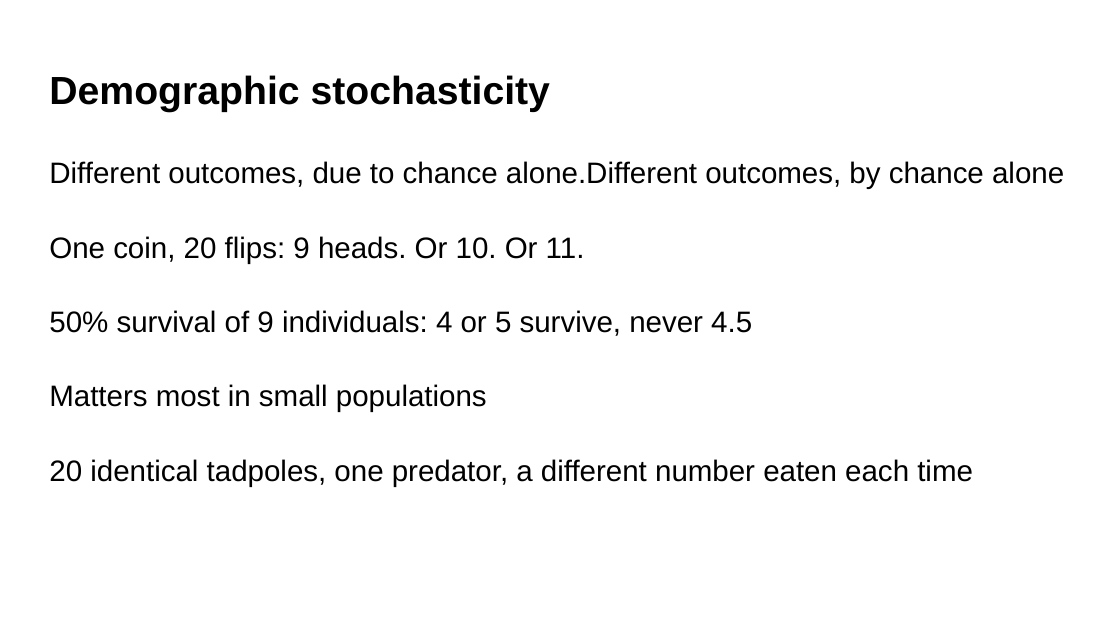
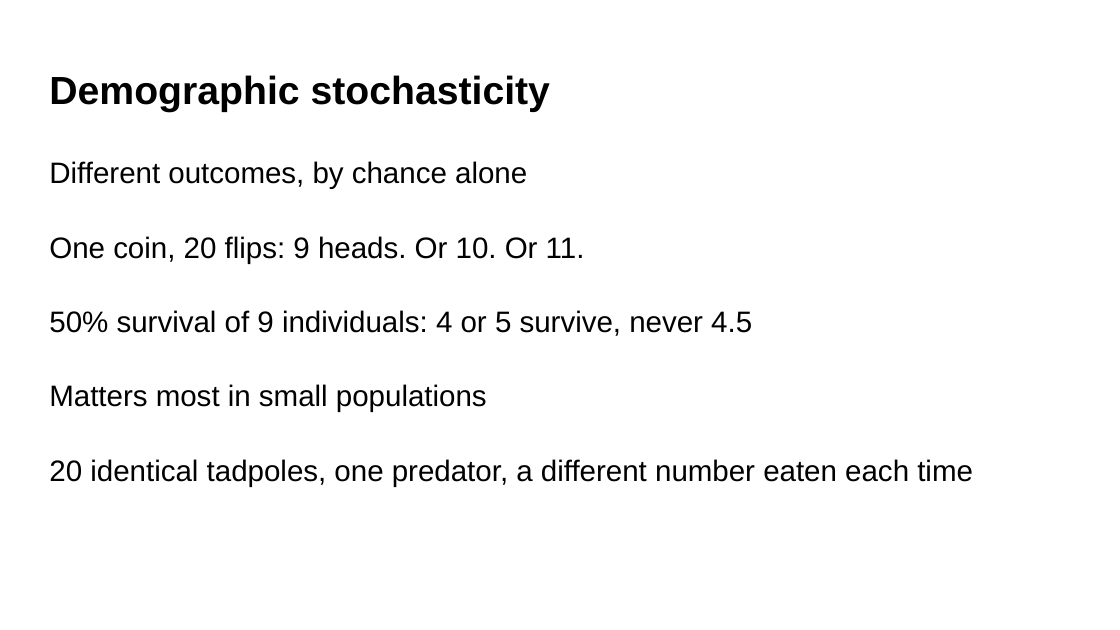
Before and after one commit to bmaitner/biometry_course, a slide deck: slide 27 of lectures/Lecture_02_modelling_frameworks.pptx. Drawn at 1120x630 pixels with LibreOffice and Linux fonts; fonts in the diff are those of the drawing. Boxes give left, top, right and bottom in pixels: in the first picture for what was removed or moved away, otherwise in the second. Text is boxed around its words. In the diff, an @@ line names an element or a change of style, - is before the commit and + after.

```diff
--- a/lectures/Lecture_02_modelling_frameworks.pptx
+++ b/lectures/Lecture_02_modelling_frameworks.pptx
@@ text at (49, 161, 527, 189): text changed @@
-Different outcomes, due to chance alone.Different outcomes, by chance alone
+Different outcomes, by chance alone
```
Also in this commit, not shown: 1 other slide changed, 1 other file.
